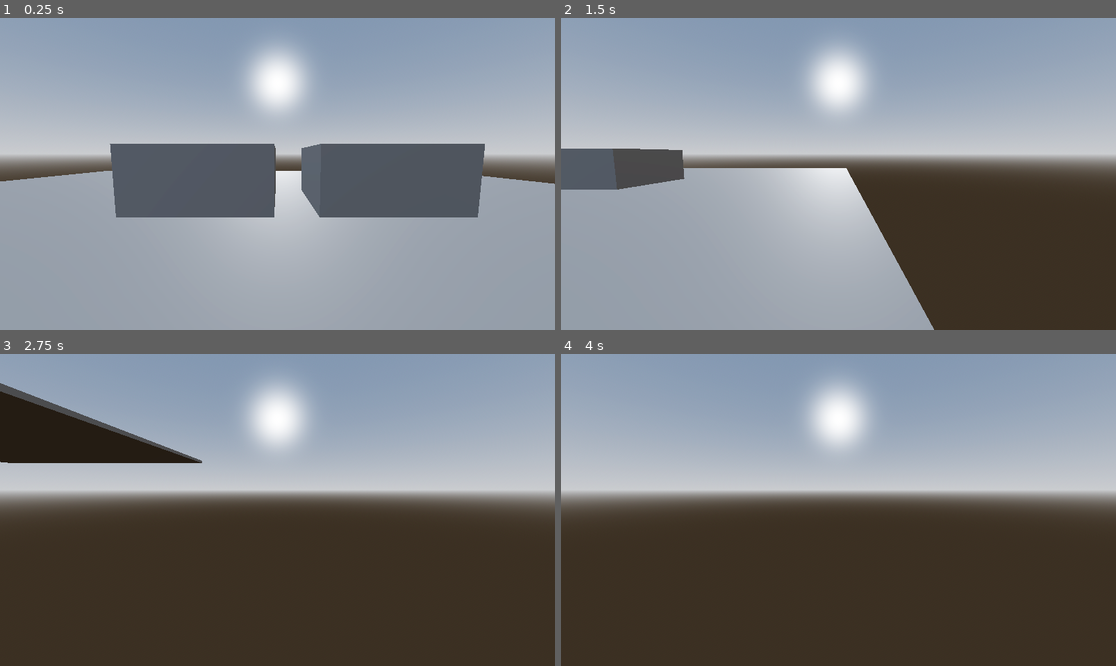
Above: before the commit, frames 1-4 (two rows, left to right).
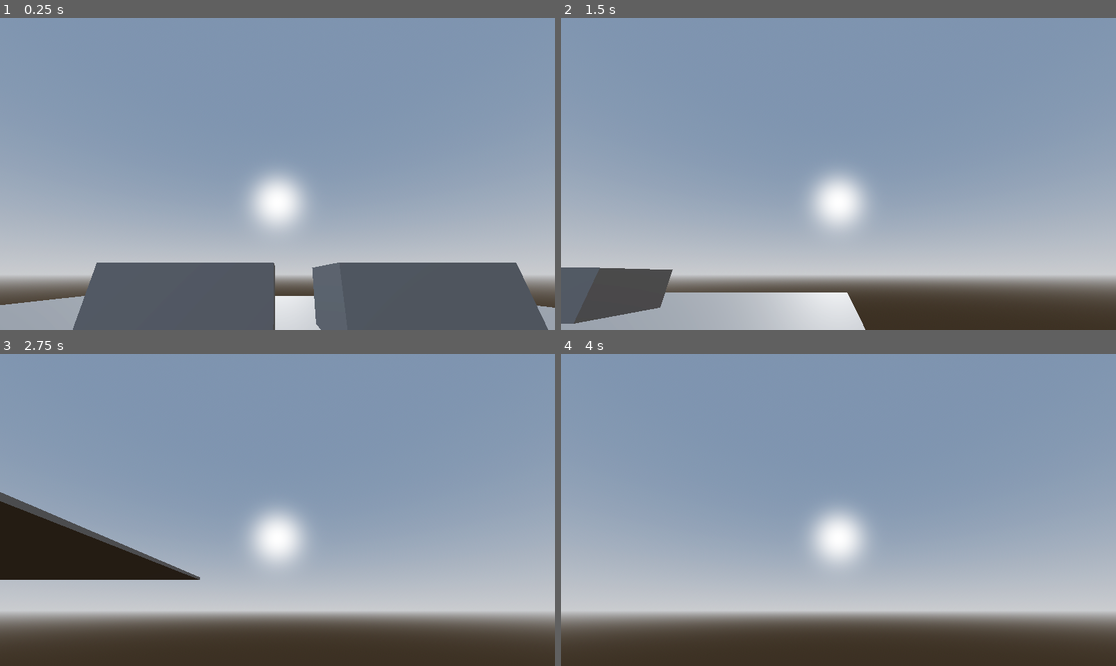
Above: after the commit, the same moments.

Repository: LuskyC/piggers
Game: Godot game, scene res://main map/node_3d.tscn
Same seed, same stepped clock (60 frames per second), same inputs: the game is played once before the commit and once after it.
Inputs:
- Up to frame 1 (0.25 s): no input
- Up to frame 2 (1.5 s): tap Enter (ui_accept) at 0.5, 0.77 s; hold Right (ui_right) 0.53-1.28 s; hold Down (ui_down) from 1.28 s (still down)
- Up to frame 3 (2.75 s): tap Enter (ui_accept) at 1.52 s; release Down (ui_down) at 2.03 s; hold Right (ui_right) from 2.03 s (still down)
- Up to frame 4 (4 s): release Right (ui_right) at 2.78 s; hold Up (ui_up) 2.78-3.53 s; tap Enter (ui_accept) at 3.02, 3.77 s; hold Left (ui_left) from 3.53 s (still down)

The runs differ from the first frame. In frame 1, 65% of the frame differs, in the area x 0-100%, y 6-100%; in frame 2, 64%; in frame 3, 68%; in frame 4, 70%, in the area x 0-100%, y 6-92%.

Commit message:
Structure

Diff:
--- /dev/null
+++ b/Scripts/camera_3d.gd
@@ -0,0 +1 @@
+extends Camera3D
--- a/main map/node_3d.tscn
+++ b/main map/node_3d.tscn
@@ -1,6 +1,7 @@
-[gd_scene load_steps=7 format=3 uid="uid://bayo2kt0i2ksk"]
+[gd_scene load_steps=8 format=3 uid="uid://bayo2kt0i2ksk"]
 
-[ext_resource type="Script" uid="uid://byhgoubrplhhw" path="res://main map/pig.gd" id="1_2f5wm"]
+[ext_resource type="Script" uid="uid://byhgoubrplhhw" path="res://Scripts/pig.gd" id="1_2f5wm"]
+[ext_resource type="Script" uid="uid://cm1l7i7fw73h5" path="res://Scripts/camera_3d.gd" id="2_jd347"]
 
 [sub_resource type="ProceduralSkyMaterial" id="ProceduralSkyMaterial_hh2nm"]
 sky_horizon_color = Color(0.66224277, 0.6717428, 0.6867428, 1)
@@ -44,7 +45,8 @@
 shape = SubResource("CapsuleShape3D_hh2nm")
 
 [node name="Camera3D" type="Camera3D" parent="pig"]
-transform = Transform3D(1, 0, 0, 0, 0.9951075, 0.09879875, 0, -0.09879875, 0.9951075, -0.031161875, -0.06656706, -0.045761704)
+transform = Transform3D(1, 0, 0, 0, 0.8964864, -0.4430712, 0, 0.4430712, 0.8964864, -0.031161875, -0.06656706, -0.045761704)
+script = ExtResource("2_jd347")
 
 [node name="Environment" type="Node3D" parent="."]
 
@@ -57,5 +59,5 @@
 use_collision = true
 
 [node name="CSGBox3D2" type="CSGBox3D" parent="Environment"]
-transform = Transform3D(1, 0, 0, 0, 0.46000212, 0, 0, 0, 1, 0.735047, 0.08150518, -1.7970293)
+transform = Transform3D(1, 0, 0, 0, 0.46000212, 0, 0, 0, 1, 0.81786644, 0.08150518, -1.7970293)
 use_collision = true
Not shown, added: Scripts/camera_3d.gd.uid
Renamed: main map/pig.gd -> Scripts/pig.gd
Renamed: main map/pig.gd.uid -> Scripts/pig.gd.uid
